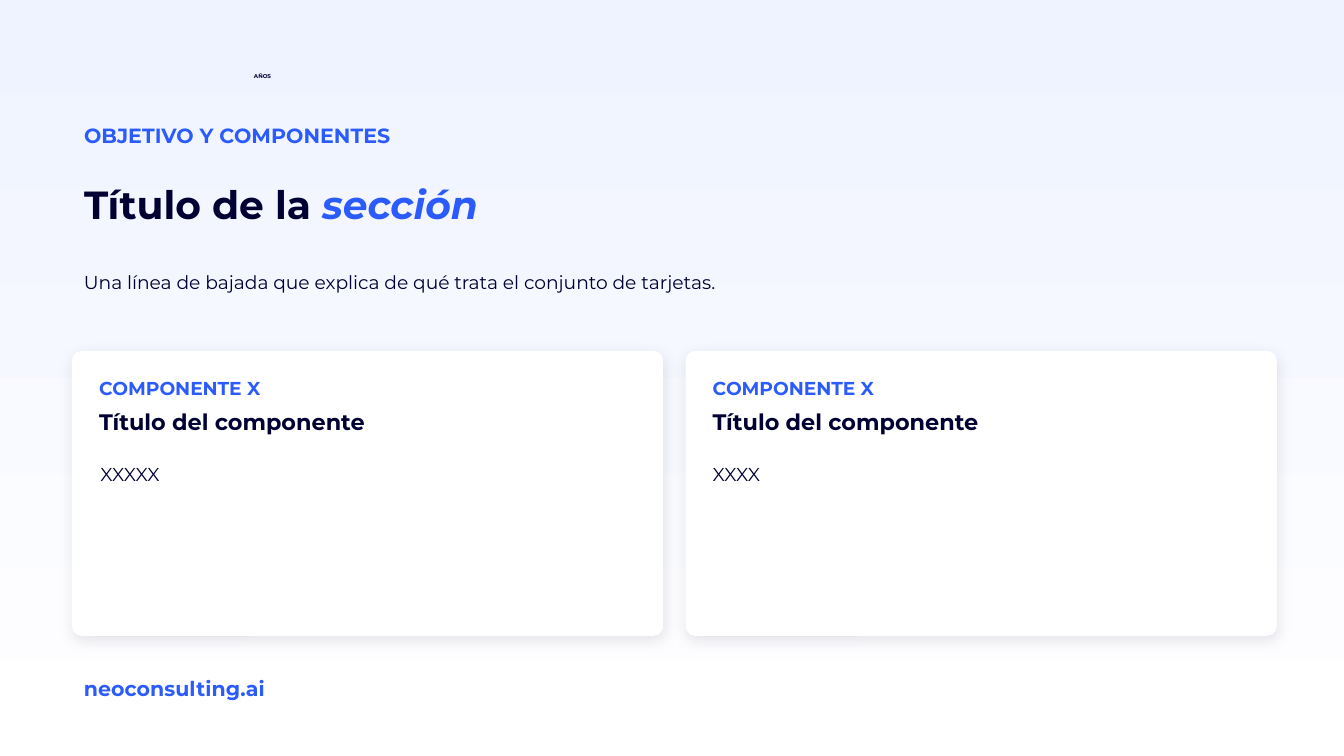
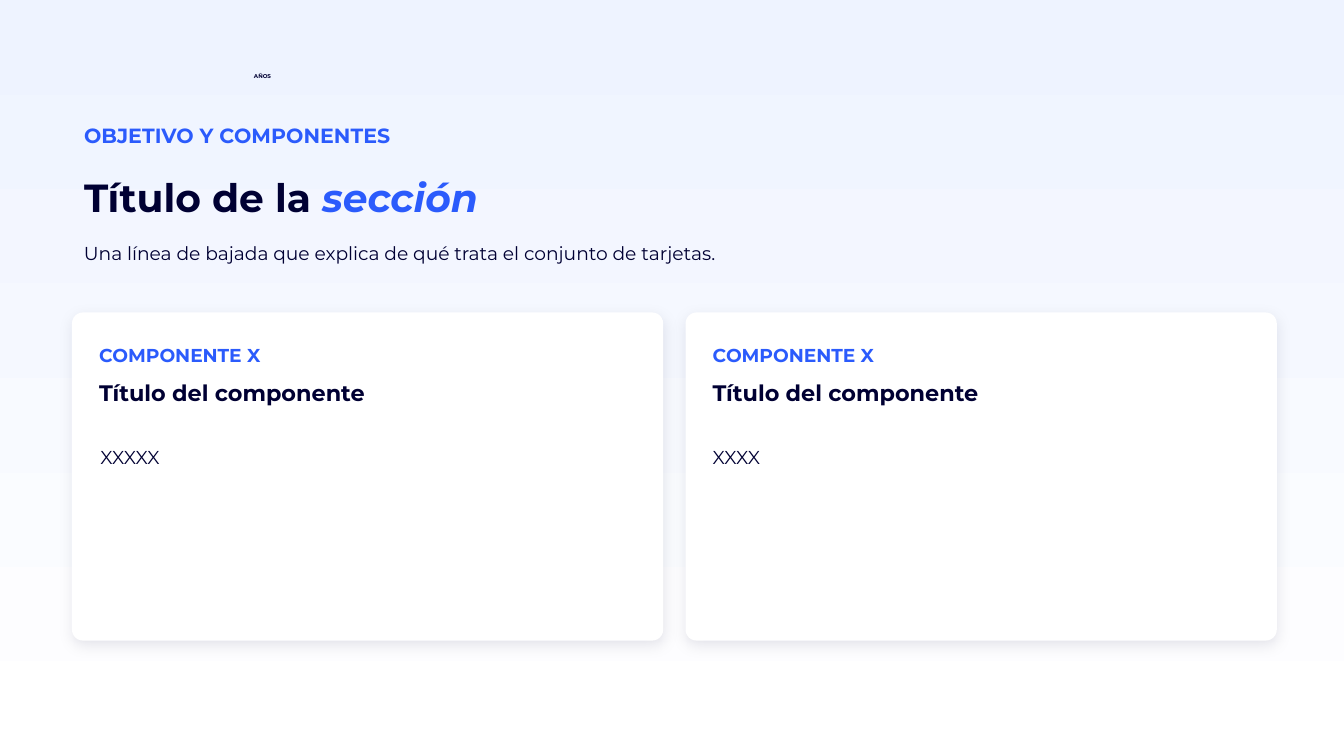
Before and after one commit to miguelchumacero/plantilla-base-deck, a slide deck: slide 16 of plantilla-base.pptx. Drawn at 1344x756 pixels with LibreOffice and Linux fonts; fonts in the diff are those of the drawing; background and template pictures are left out. Boxes give left, top, right and bottom in pixels: in the first picture for what was removed or moved away, otherwise in the second. Text is boxed around its words. In the diff, an @@ line names an element or a change of style, - is before the commit and + after.

```diff
--- a/plantilla-base.pptx
+++ b/plantilla-base.pptx
@@ text "Título de la sección": place and size @@
-text "Título de la sección" at <box>84,188,478,220</box>
+text "Título de la sección" at <box>84,181,478,213</box>
@@ text "Una línea de bajada que ...": place and size @@
-text "Una línea de bajada que ..." at <box>84,275,715,293</box>
+text "Una línea de bajada que ..." at <box>84,246,715,264</box>
@@ rounded rectangle: place and size @@
-rounded rectangle at <box>73,352,663,636</box>
+rounded rectangle at <box>73,313,663,640</box>
@@ rounded rectangle: place and size @@
-rounded rectangle at <box>687,352,1277,636</box>
+rounded rectangle at <box>687,313,1277,640</box>
@@ text "COMPONENTE X": place and size @@
-text "COMPONENTE X" at <box>99,381,260,396</box>
+text "COMPONENTE X" at <box>99,348,260,363</box>
@@ text "COMPONENTE X": place and size @@
-text "COMPONENTE X" at <box>713,381,874,396</box>
+text "COMPONENTE X" at <box>713,348,874,363</box>
@@ text "Título del componente": place and size @@
-text "Título del componente" at <box>99,413,365,435</box>
+text "Título del componente" at <box>99,384,365,406</box>
@@ text "Título del componente": place and size @@
-text "Título del componente" at <box>713,413,978,435</box>
+text "Título del componente" at <box>713,384,978,406</box>
@@ text "XXXXX": place and size @@
-text "XXXXX" at <box>100,468,159,481</box>
+text "XXXXX" at <box>100,451,159,464</box>
@@ text "XXXX": place and size @@
-text "XXXX" at <box>713,468,761,481</box>
+text "XXXX" at <box>713,451,761,464</box>
@@ text removed at <box>84,680,265,700</box> @@
-neoconsulting.ai
```
Also in this commit, not shown: 18 other slides changed.
